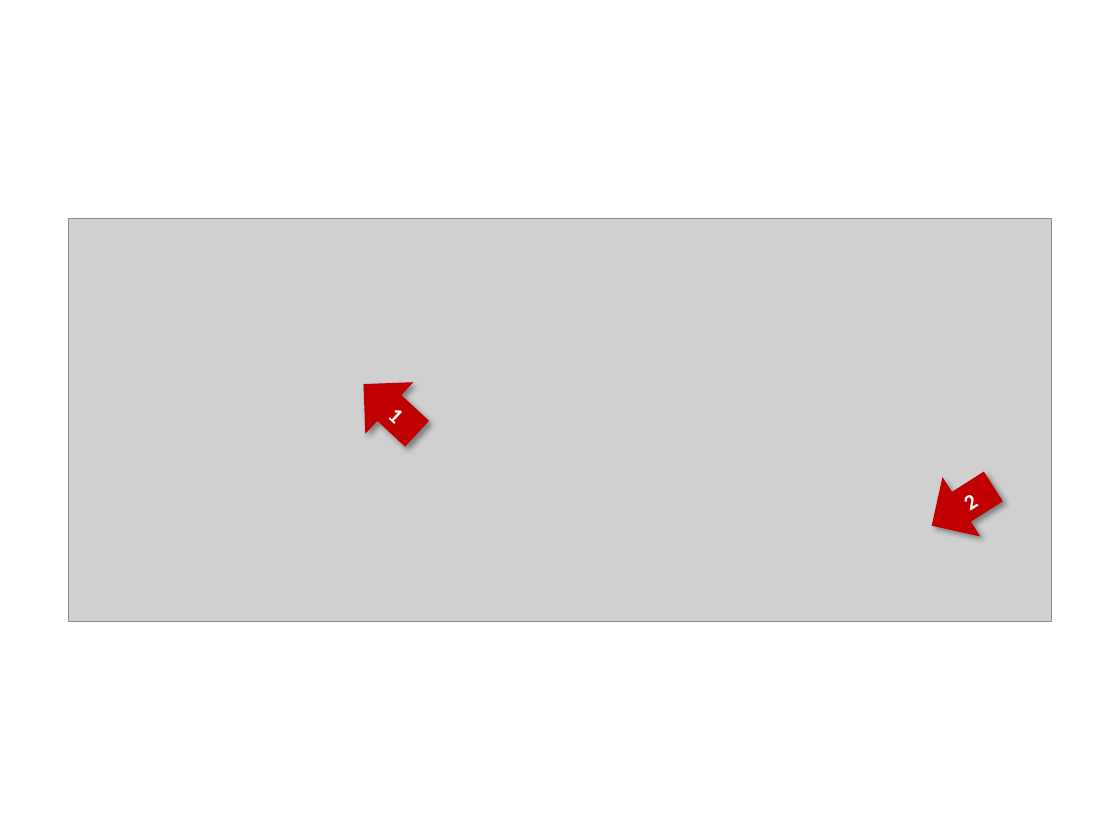
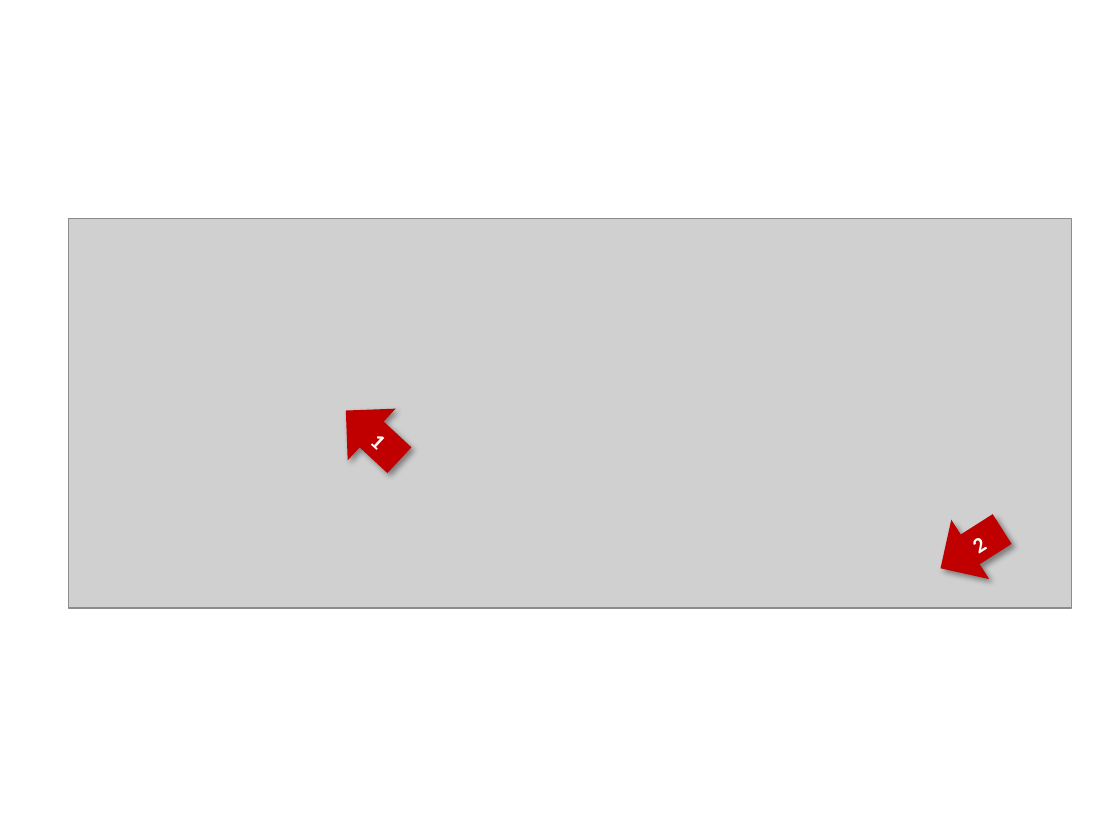
Before and after one commit to se-edu/se-book, a slide deck: slide 1 of diagrams/gitAndGithub/managePrs/addComment.pptx. Drawn at 1120x840 pixels with LibreOffice and Linux fonts; fonts in the diff are those of the drawing; grey boxes stand for pictures. Boxes give left, top, right and bottom in pixels: in the first picture for what was removed or moved away, otherwise in the second. Text is boxed around its words. In the diff, an @@ line names an element or a change of style, - is before the commit and + after.

```diff
--- a/diagrams/gitAndGithub/managePrs/addComment.pptx
+++ b/diagrams/gitAndGithub/managePrs/addComment.pptx
@@ picture: place and size @@
-picture at <box>68,218,1051,620</box>
+picture at <box>68,218,1071,608</box>
@@ left arrow "1": place and size @@
-left arrow "1" at <box>340,359,441,460</box>
+left arrow "1" at <box>322,385,423,486</box>
@@ left arrow "2": place and size @@
-left arrow "2" at <box>913,456,1012,555</box>
+left arrow "2" at <box>922,499,1021,598</box>
```
Also in this commit, not shown: 2 slides added, 5 other files.
